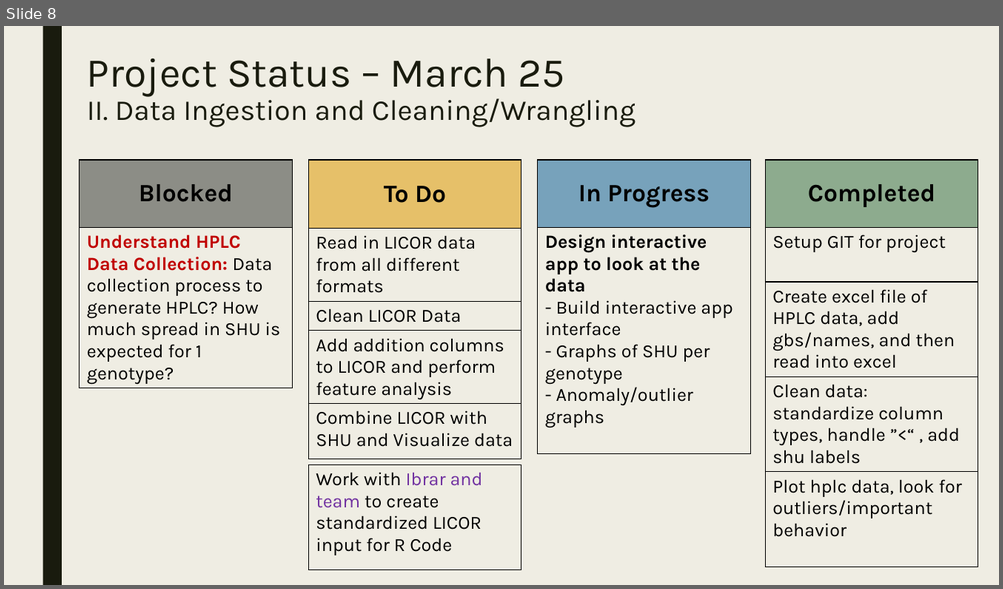
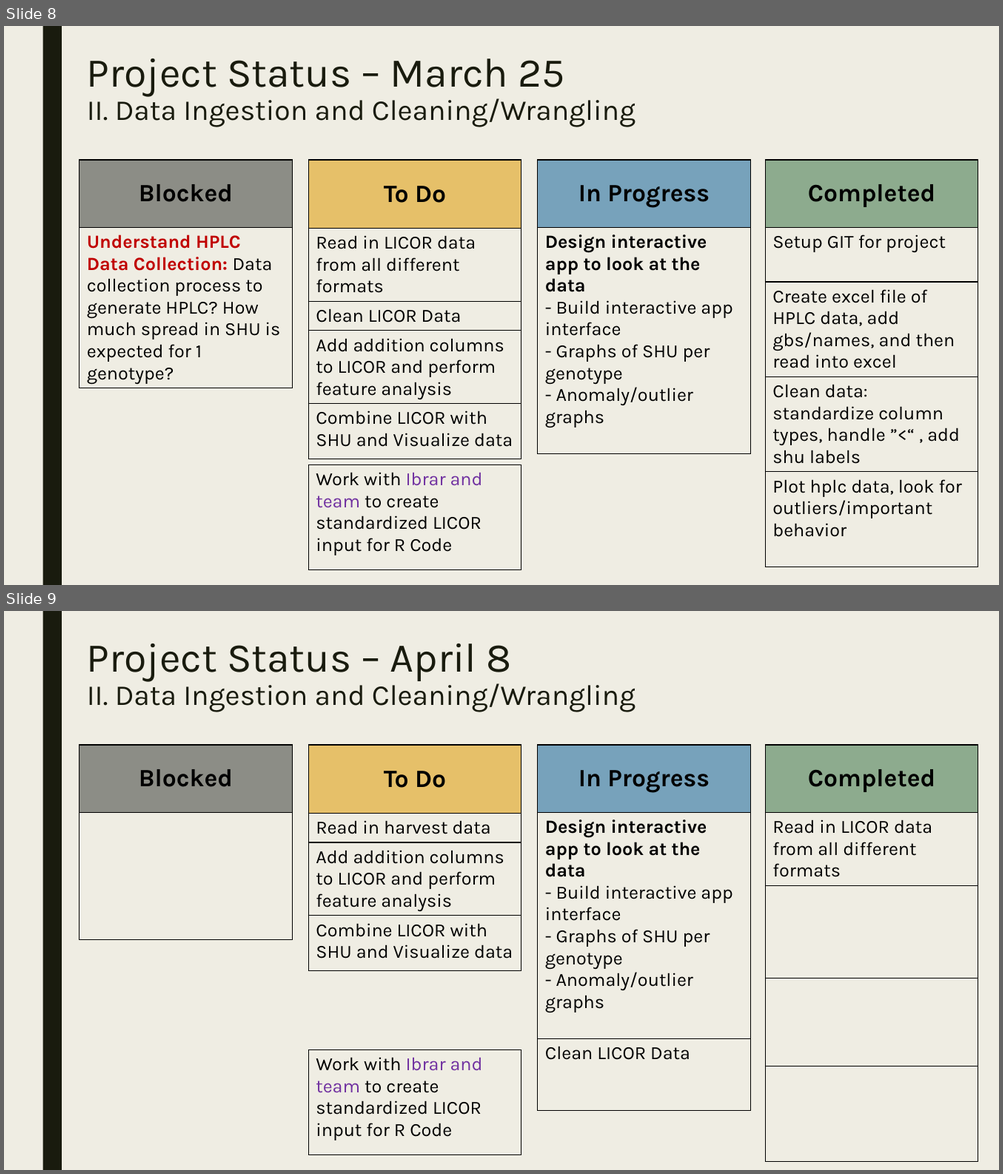
Before and after one commit to lilynorthcutt/licorAnalysis, a slide deck: Status/LICOR Project Overview + Status 1.pptx. Shown one above the other, each under a label of ours: slide 8 before the commit, slides 8 and 9 after it. The pictures are 1003x589 and 1003x1174 pixels, drawn with LibreOffice and Linux fonts; fonts in the diff are those of the drawing. Boxes give left, top, right and bottom in pixels: in the first picture for what was removed or moved away, otherwise in the second. Text is boxed around its words. In the diff, an @@ line names an element or a change of style, - is before the commit and + after.

Commit message:
Added location to merge and updated project status

```diff
--- a/Status/LICOR Project Overview + Status 1.pptx
+++ b/Status/LICOR Project Overview + Status 1.pptx
@@ slide 9 added at box(4, 611, 999, 1170), background #EFEDE3; not listed: 1 template element that a slide beside it also shows @@
@@ title added at box(87, 644, 635, 712), 27.9 pt, text #191B0E @@
+Project Status – April 8
+II. Data Ingestion and Cleaning/Wrangling
@@ table added at box(79, 745, 292, 941), 2 rows, 1 columns @@
+Blocked
+
@@ table added at box(308, 745, 521, 974), 4 rows, 1 columns @@
+To Do
+Read in harvest data
+Add addition columns to LICOR and perform feature analysis
+Combine LICOR with SHU and Visualize data
@@ table added at box(538, 745, 750, 1071), 3 rows, 1 columns @@
+In Progress
+Design interactive app to look at the data / - Build interactive app interface / - Graphs of SHU per genotype / - Anomaly/outlier graphs
+Clean LICOR Data
@@ table added at box(765, 745, 978, 1144), 5 rows, 1 columns @@
+Completed
+Read in LICOR data from all different formats
+
+
+
@@ table added at box(308, 1051, 521, 1156), 1 rows, 1 columns @@
+Work with Ibrar and team to create standardized LICOR input for R Code
```
Also in this commit, not shown: 3 other files.
